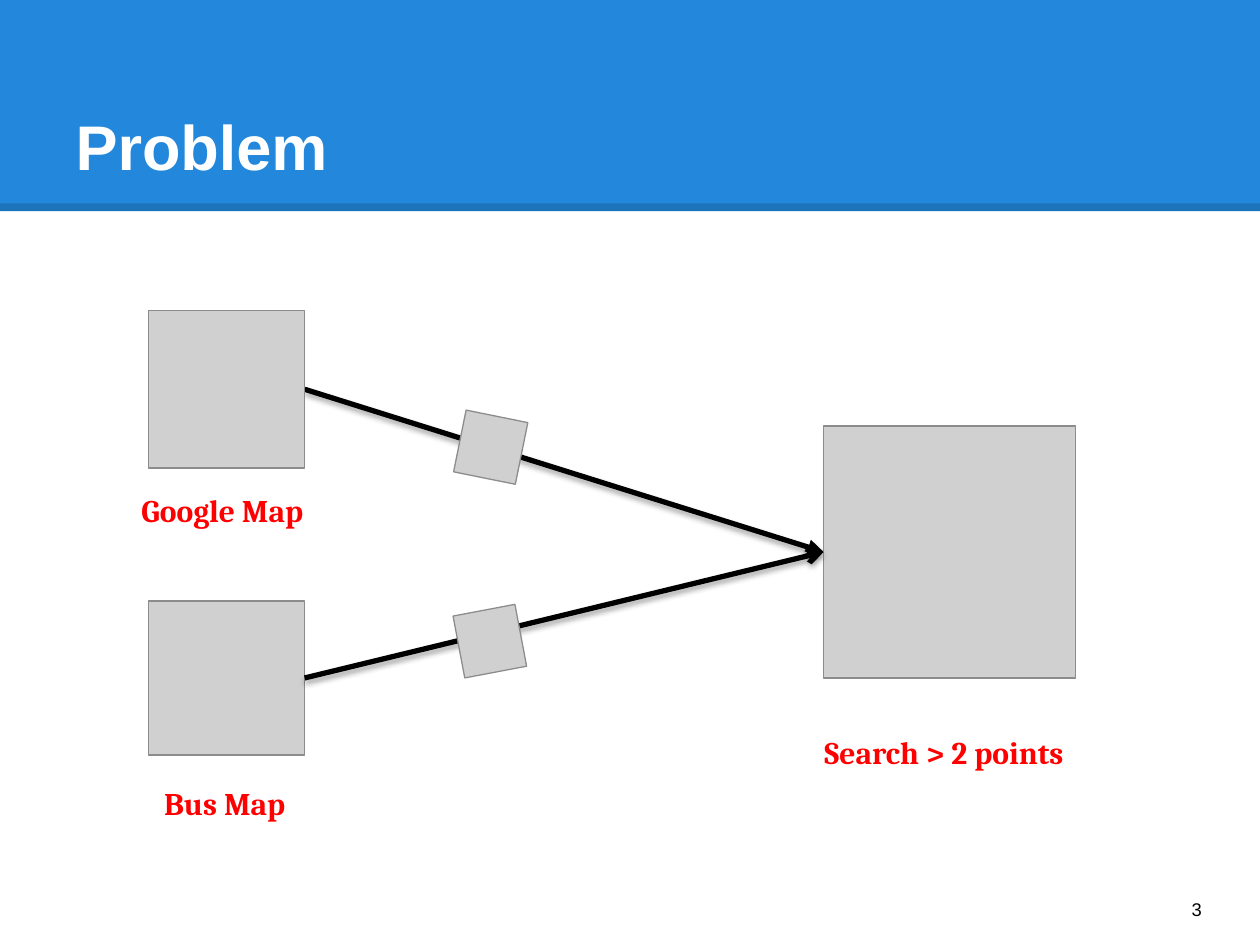
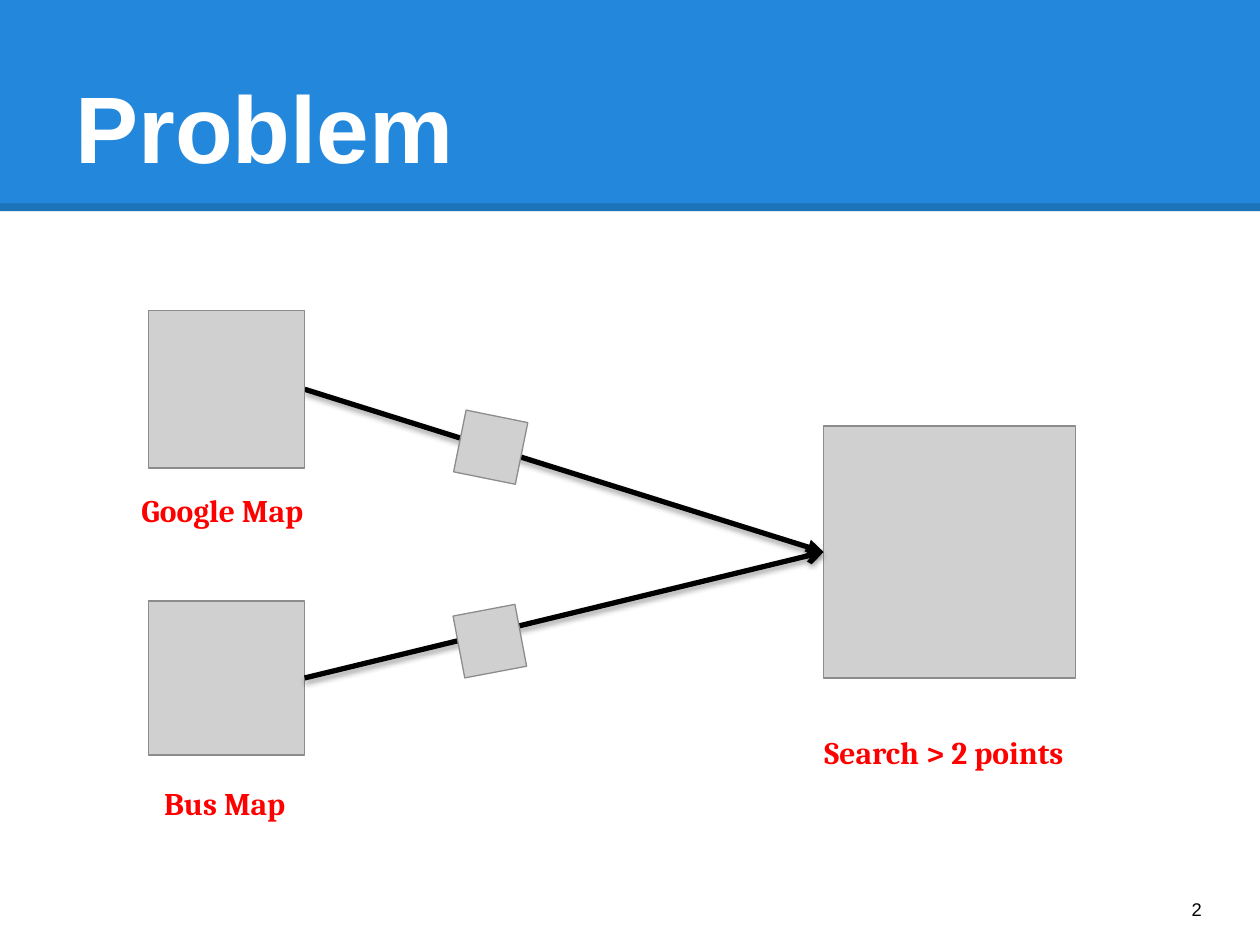
Before and after one commit to hqt/street-router, a slide deck: slide 2 of Document/presentation/bus/search_bus.pptx (slide 3 before the commit). Drawn at 1260x945 pixels with LibreOffice and Linux fonts; fonts in the diff are those of the drawing; grey boxes stand for pictures. Boxes give left, top, right and bottom in pixels: in the first picture for what was removed or moved away, otherwise in the second. Text is boxed around its words. In the diff, an @@ line names an element or a change of style, - is before the commit and + after.

```diff
--- a/Document/presentation/bus/search_bus.pptx
+++ b/Document/presentation/bus/search_bus.pptx
@@ title "Problem" at box(76, 94, 454, 164): size 36 to 54 pt @@
@@ page number at box(1192, 903, 1202, 916): text changed @@
-3
+2
```
Also in this commit, not shown: 1 other slide changed, 4 slides removed.
